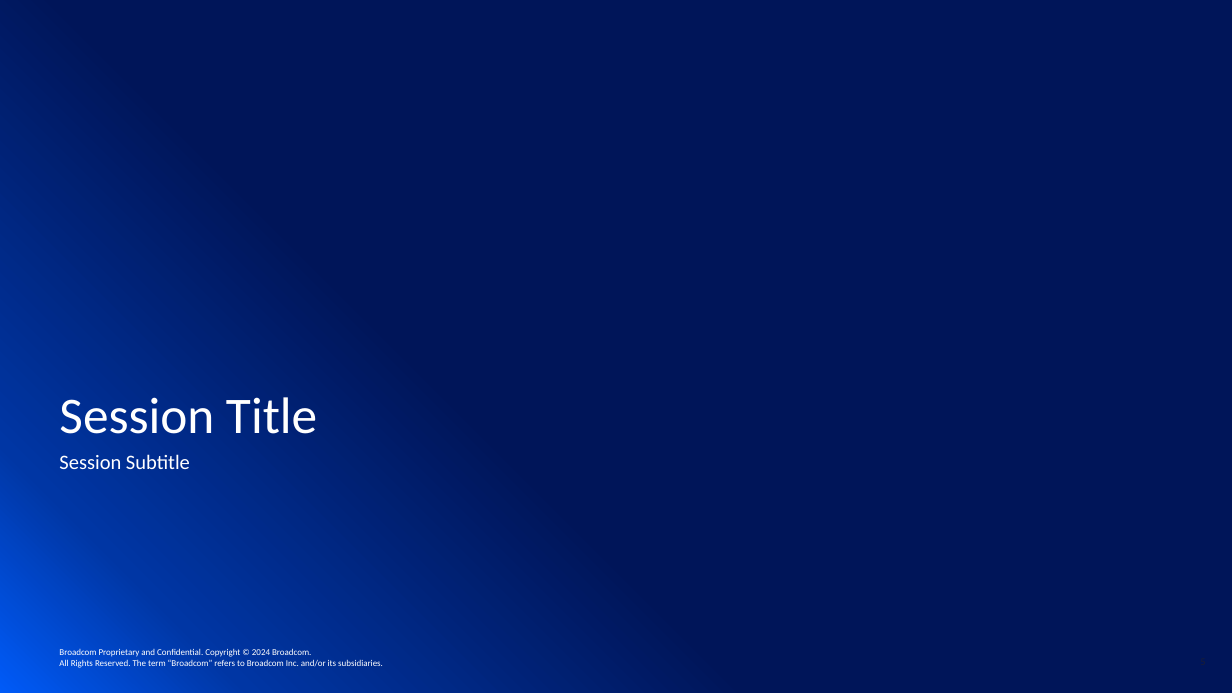
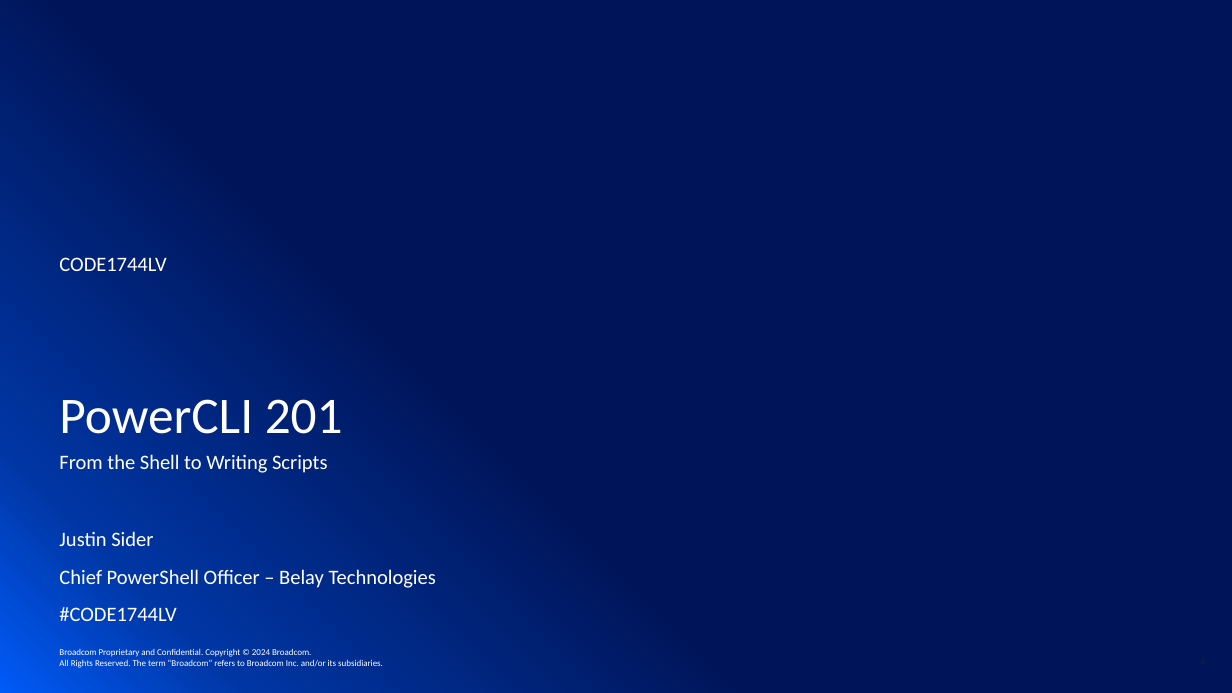
Before and after one commit to jpsider/Invoke-Automation, a slide deck: slide 4 of Powercli/VMwareExplore_2024/CODE1744LV - PowerCLI 201 - From the Shell to Writing Scripts.pptx (slide 5 before the commit). Drawn at 1232x693 pixels with LibreOffice and Linux fonts; fonts in the diff are those of the drawing; background and template pictures are left out. Boxes give left, top, right and bottom in pixels: in the first picture for what was removed or moved away, otherwise in the second. Text is boxed around its words. In the diff, an @@ line names an element or a change of style, - is before the commit and + after.

```diff
--- a/Powercli/VMwareExplore_2024/CODE1744LV - PowerCLI 201 - From the Shell to Writing Scripts.pptx
+++ b/Powercli/VMwareExplore_2024/CODE1744LV - PowerCLI 201 - From the Shell to Writing Scripts.pptx
@@ text added at (59, 257, 166, 271), 16 pt, text #FFFFFF @@
+CODE1744LV
@@ title at (59, 399, 343, 434): text changed @@
-Session Title
+PowerCLI 201
@@ subtitle at (59, 454, 327, 473): text changed @@
-Session Subtitle
+From the Shell to Writing Scripts
@@ text added at (59, 531, 153, 546), 16 pt, text #FFFFFF @@
+Justin Sider
@@ text added at (59, 569, 436, 588), 16 pt, text #FFFFFF @@
+Chief PowerShell Officer – Belay Technologies
@@ text added at (59, 607, 176, 621), 16 pt, text #FFFFFF @@
+#CODE1744LV
```
Also in this commit, not shown: 10 slides added, 3 slides removed, 1 other file.
